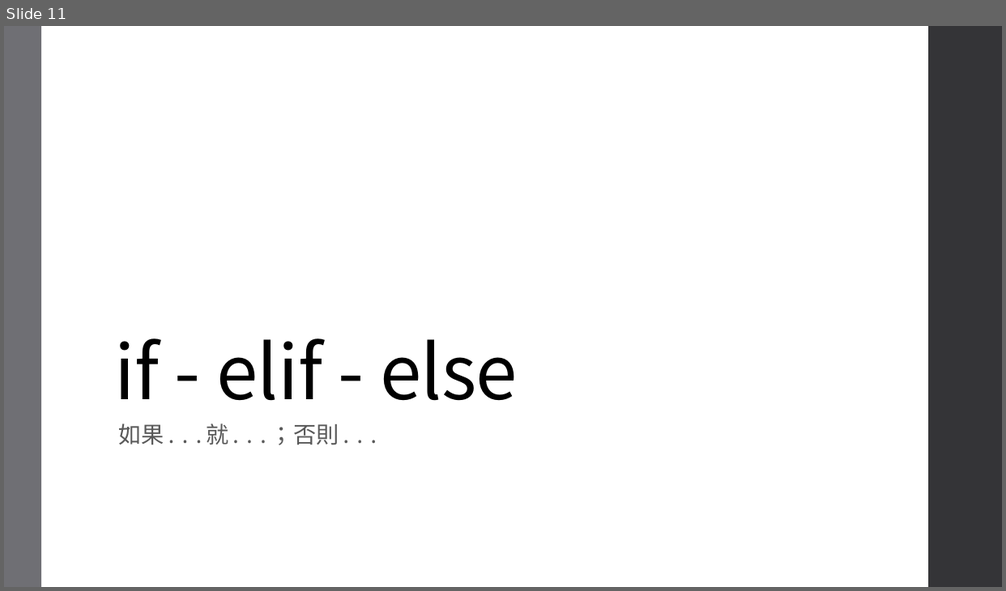
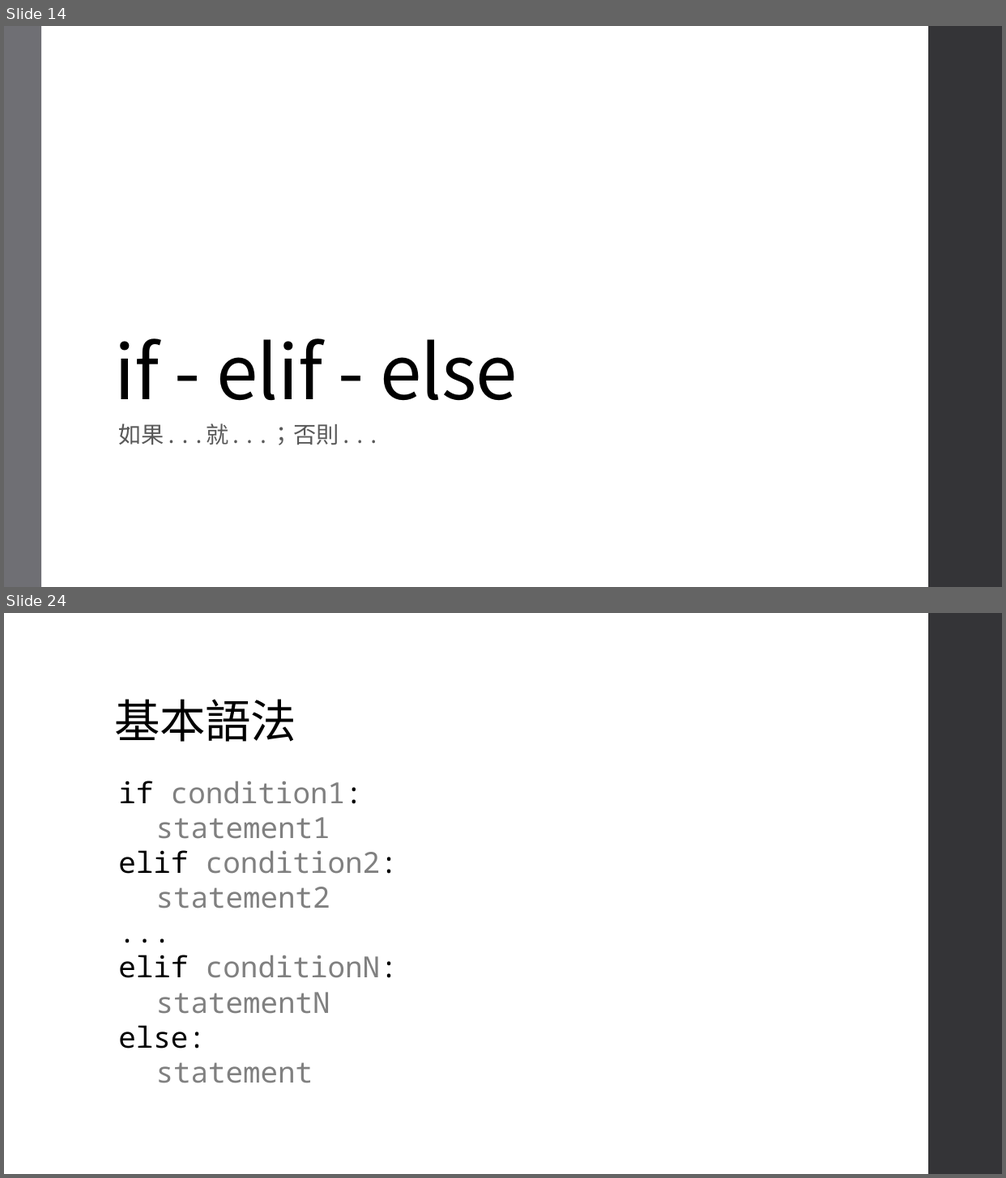
Before and after one commit to an920107/ServiceLearning, a slide deck: Class 3.pptx. Shown one above the other, each under a label of ours: slide 11 before the commit, slides 14 and 24 after it; the slides between them are not shown. The pictures are 1006x591 and 1006x1178 pixels, drawn with LibreOffice and Linux fonts; fonts in the diff are those of the drawing. Boxes give left, top, right and bottom in pixels: in the first picture for what was removed or moved away, otherwise in the second. Text is boxed around its words. In the diff, an @@ line names an element or a change of style, - is before the commit and + after.

```diff
--- a/Class 3.pptx
+++ b/Class 3.pptx
@@ slide 24 added at [4,613,1002,1174], background #FFFFFF; not listed: 1 template element that a slide beside it also shows @@
@@ title added at [115,699,296,742], 44 pt, text #000000 @@
+基本語法
@@ text added at [118,781,398,1084], 28 pt, text #808080 @@
+if condition1:
+statement1
+elif condition2:
+statement2
+...
+elif conditionN:
+statementN
+else:
+statement
@@ what was slide 11 is now slide 14 @@
```
Also in this commit, not shown: 1 slide changed, 17 other slides added, 1 slide removed.
